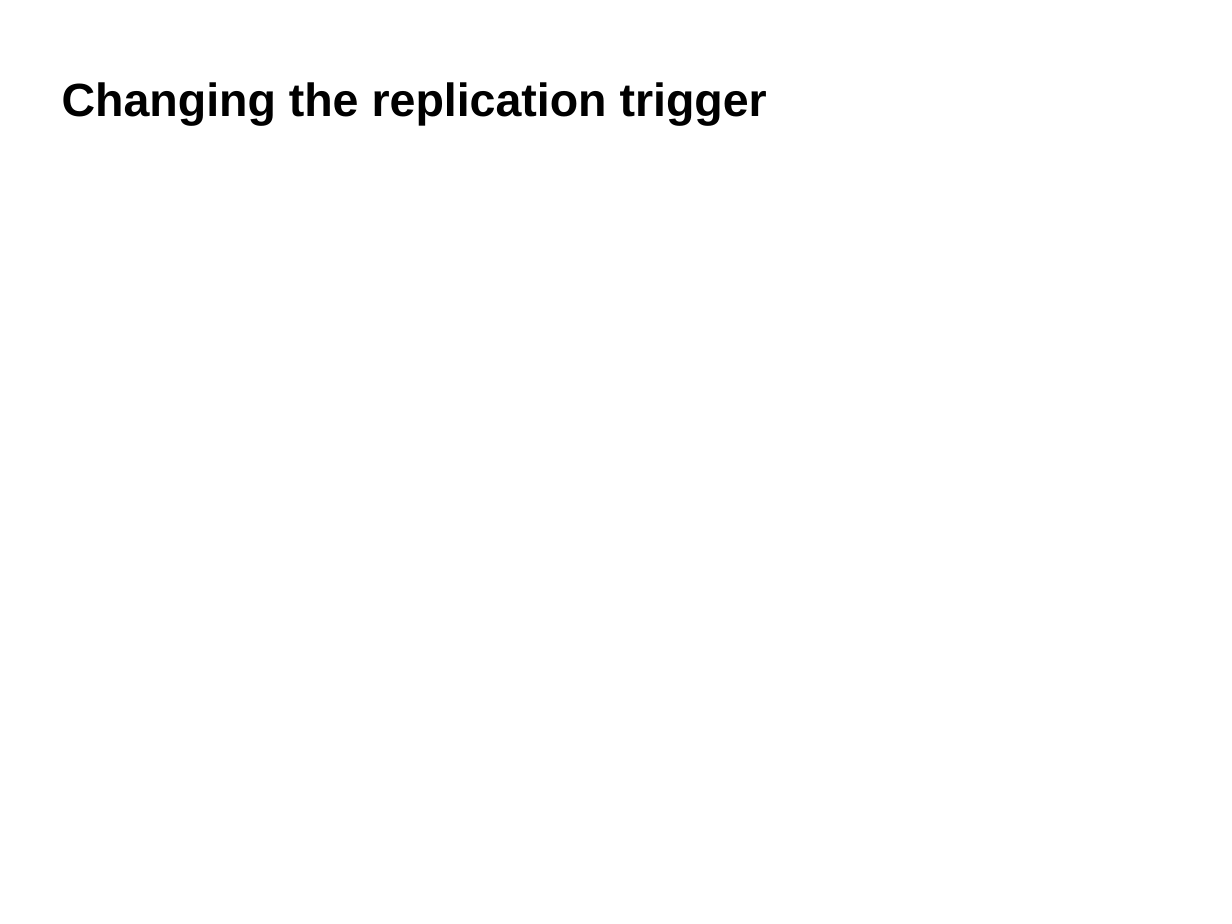
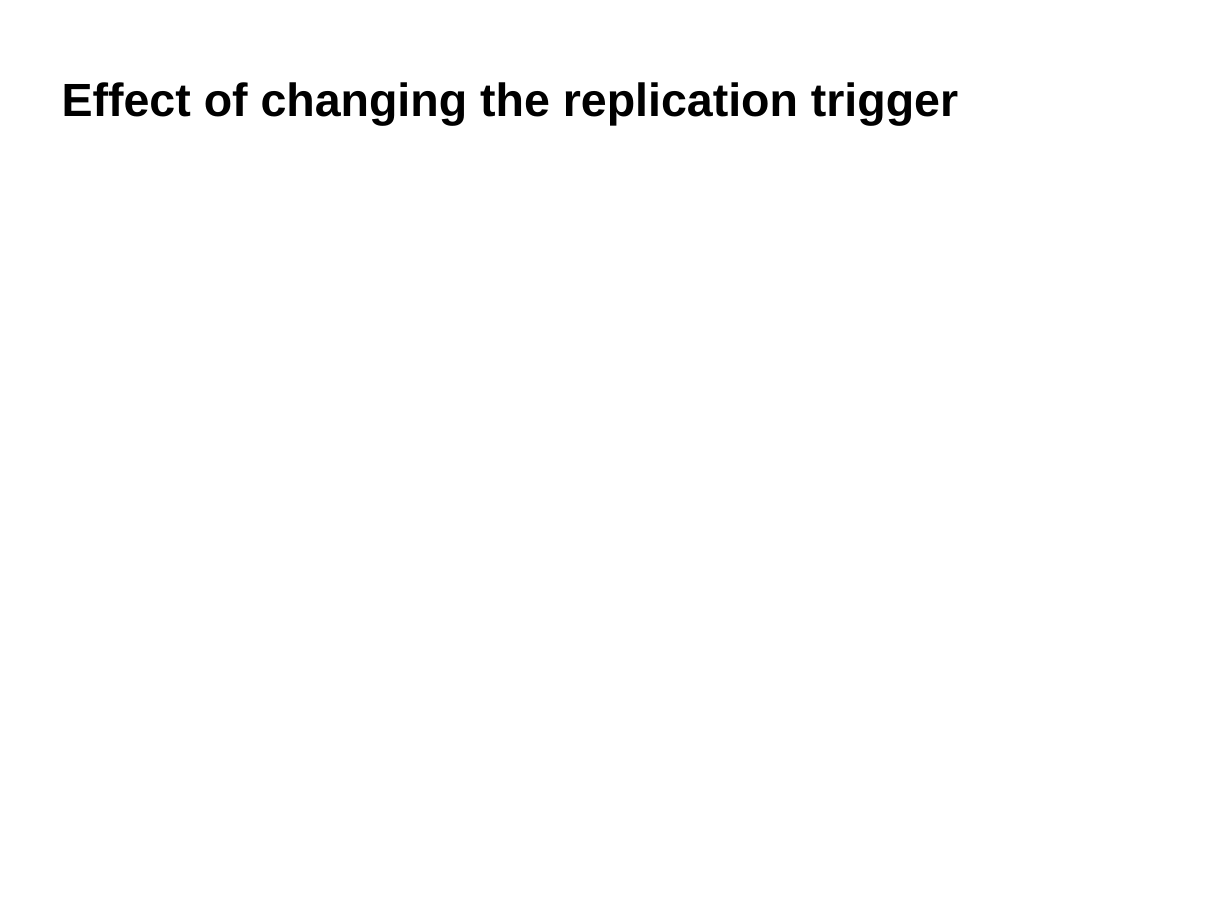
Before and after one commit to belaban/SessionPerf, a slide deck: slide 36 of docs/jbw2012.odp (slide 32 before the commit). Drawn at 1232x924 pixels with LibreOffice and Linux fonts; fonts in the diff are those of the drawing; background and template pictures are left out. Boxes give left, top, right and bottom in pixels: in the first picture for what was removed or moved away, otherwise in the second. Text is boxed around its words. In the diff, an @@ line names an element or a change of style, - is before the commit and + after.

```diff
--- a/docs/jbw2012.odp
+++ b/docs/jbw2012.odp
@@ title at (62,82,958,125): text changed @@
-Changing the replication trigger
+Effect of changing the replication trigger
```
Also in this commit, not shown: 5 other slides changed, 9 slides added, 4 slides removed.
